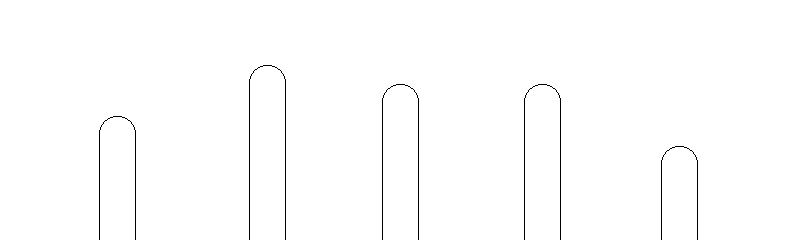
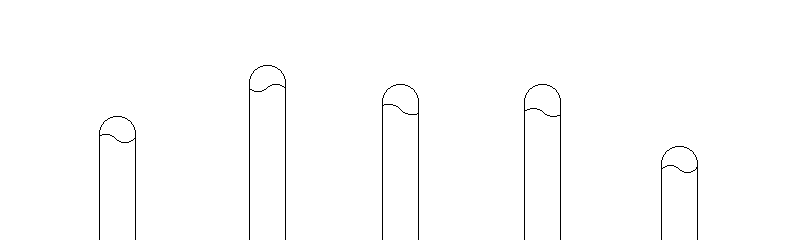
Layered file, before and after one edit (800 × 240). Changes by layer:
added layer "Calque 6" above "Calque 5" over [left=100, top=84, right=697, bottom=173]
